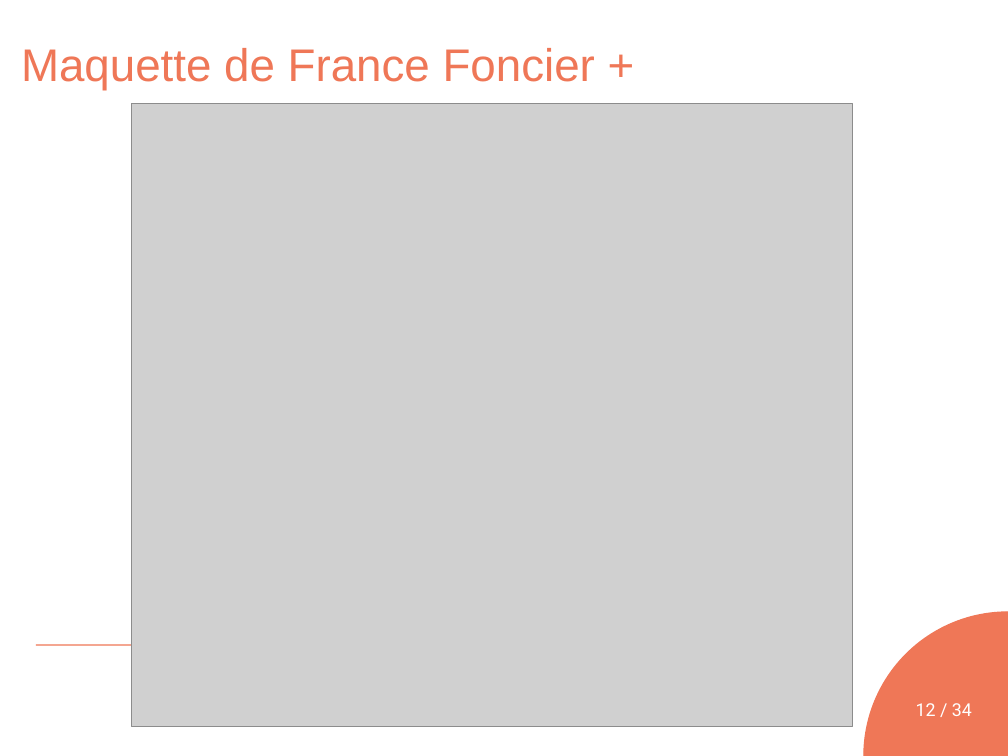
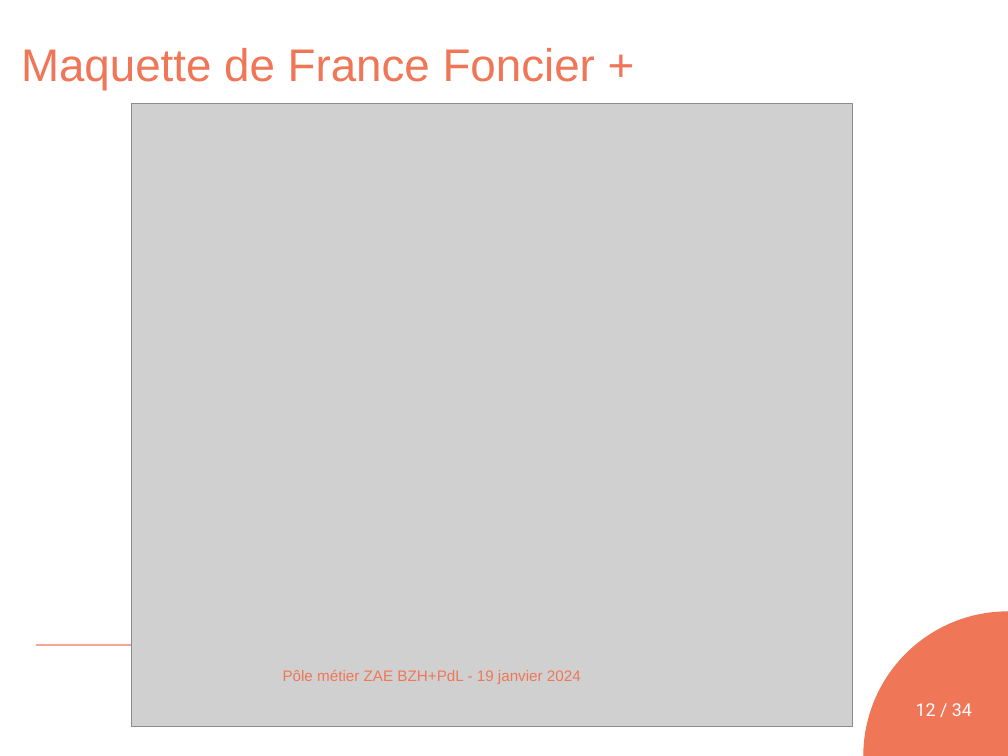
Before and after one commit to cnigfr/schema-sites-economiques, a slide deck: slide 12 of documentation/fichiers/240119_Presentation_standard_Sites_Economiques_Pôle métier_ZAE_BZH+PdL.odp. Drawn at 1008x756 pixels with LibreOffice and Linux fonts; fonts in the diff are those of the drawing; grey boxes stand for pictures; background and template pictures are left out. Boxes give left, top, right and bottom in pixels: in the first picture for what was removed or moved away, otherwise in the second. Text is boxed around its words. In the diff, an @@ line names an element or a change of style, - is before the commit and + after.

```diff
--- a/documentation/fichiers/240119_Presentation_standard_Sites_Economiques_Pôle métier_ZAE_BZH+PdL.odp
+++ b/documentation/fichiers/240119_Presentation_standard_Sites_Economiques_Pôle métier_ZAE_BZH+PdL.odp
@@ text added at (283,670,581,684), 12 pt, text #EF7757 @@
+Pôle métier ZAE BZH+PdL - 19 janvier 2024
```
Also in this commit, not shown: 32 other slides changed, 1 other file.
